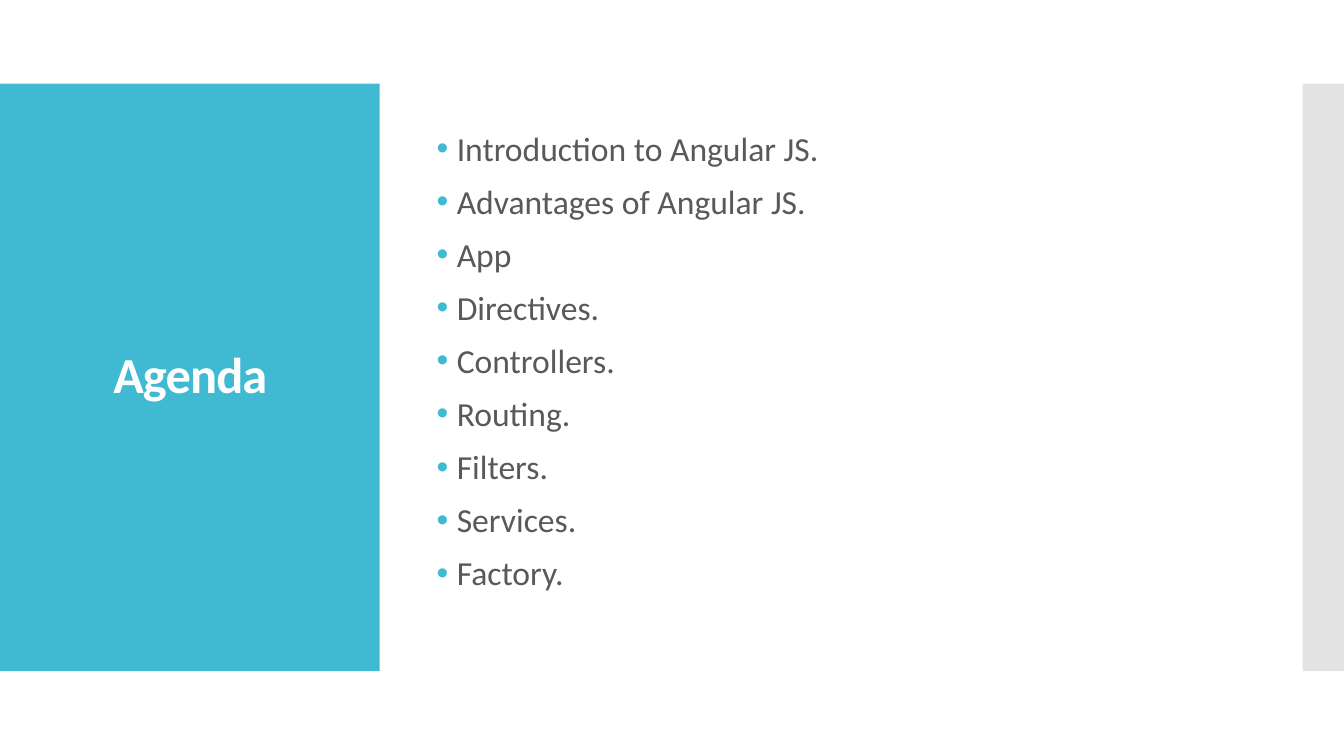
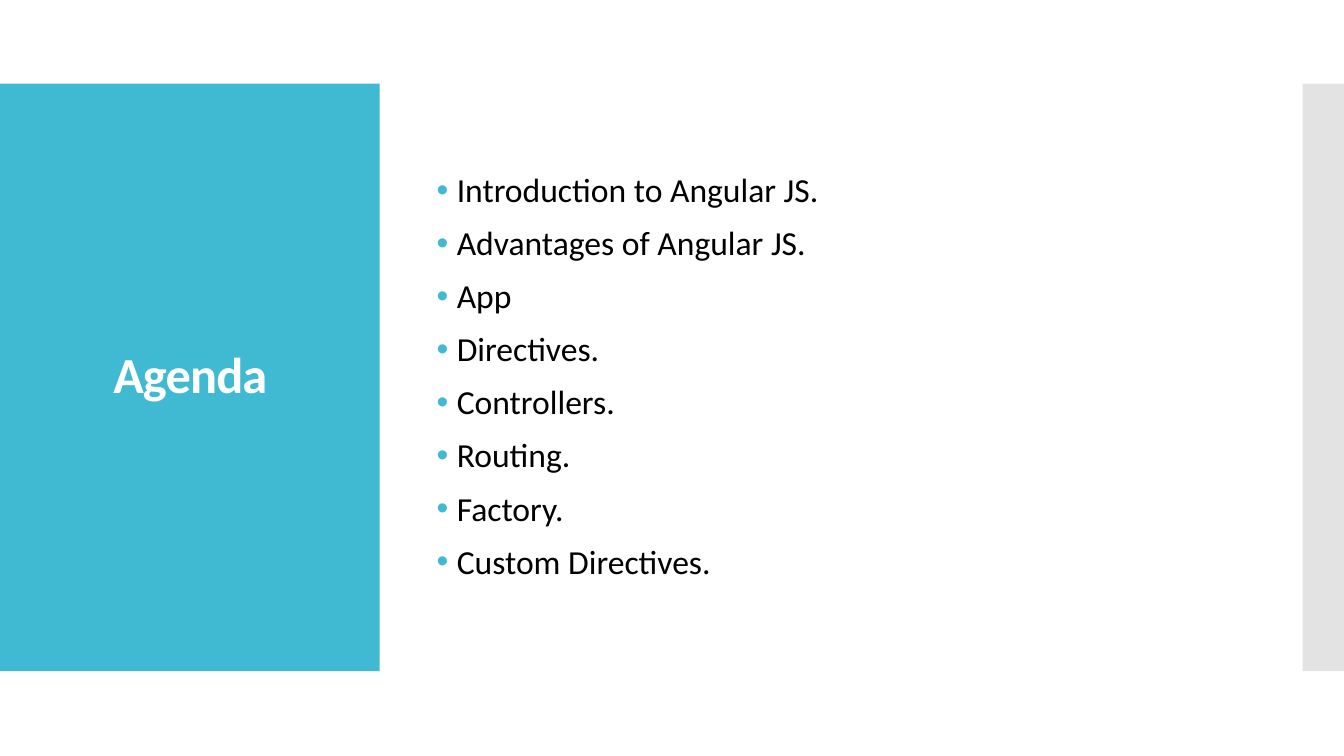
Before and after one commit to webelf000/angular_sample_app, a slide deck: slide 2 of Angular JS - Workshop.pptx. Drawn at 1344x756 pixels with LibreOffice and Linux fonts; fonts in the diff are those of the drawing. Boxes give left, top, right and bottom in pixels: in the first picture for what was removed or moved away, otherwise in the second. Text is boxed around its words. In the diff, an @@ line names an element or a change of style, - is before the commit and + after.

```diff
--- a/Angular JS - Workshop.pptx
+++ b/Angular JS - Workshop.pptx
@@ text at (457, 178, 819, 527): text colour #595959 to #000000 in "Introduction to Angular JS.", "Advantages of Angular JS.", "App", "Directives." and 3 more places @@
@@ text at (457, 455, 576, 532): paragraphs removed @@
-• Filters.
-• Services.
@@ text at (457, 550, 710, 575): paragraph added @@
+• Custom Directives.
```
Also in this commit, not shown: 10 other slides changed, 6 slides added.
